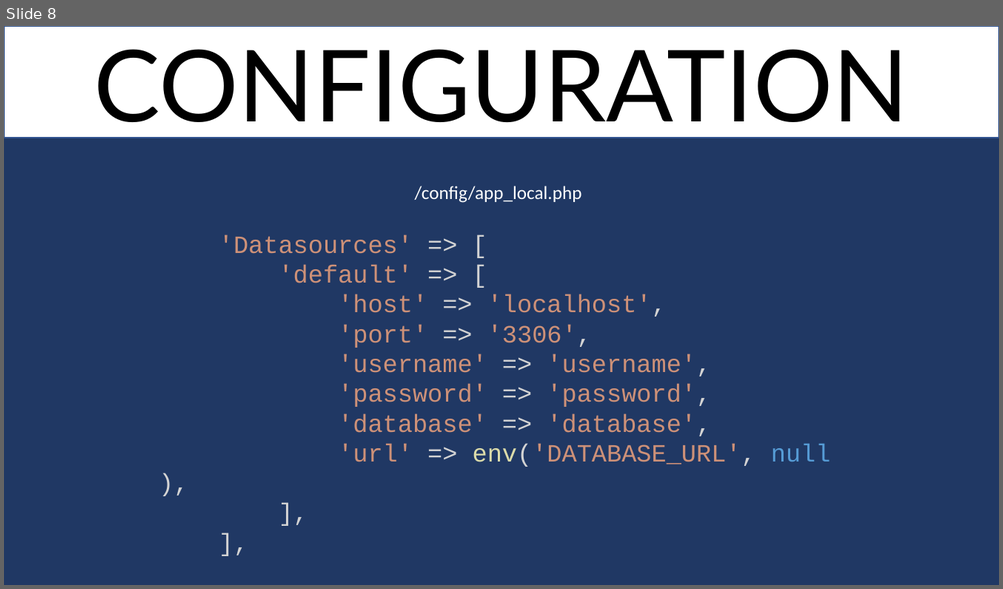
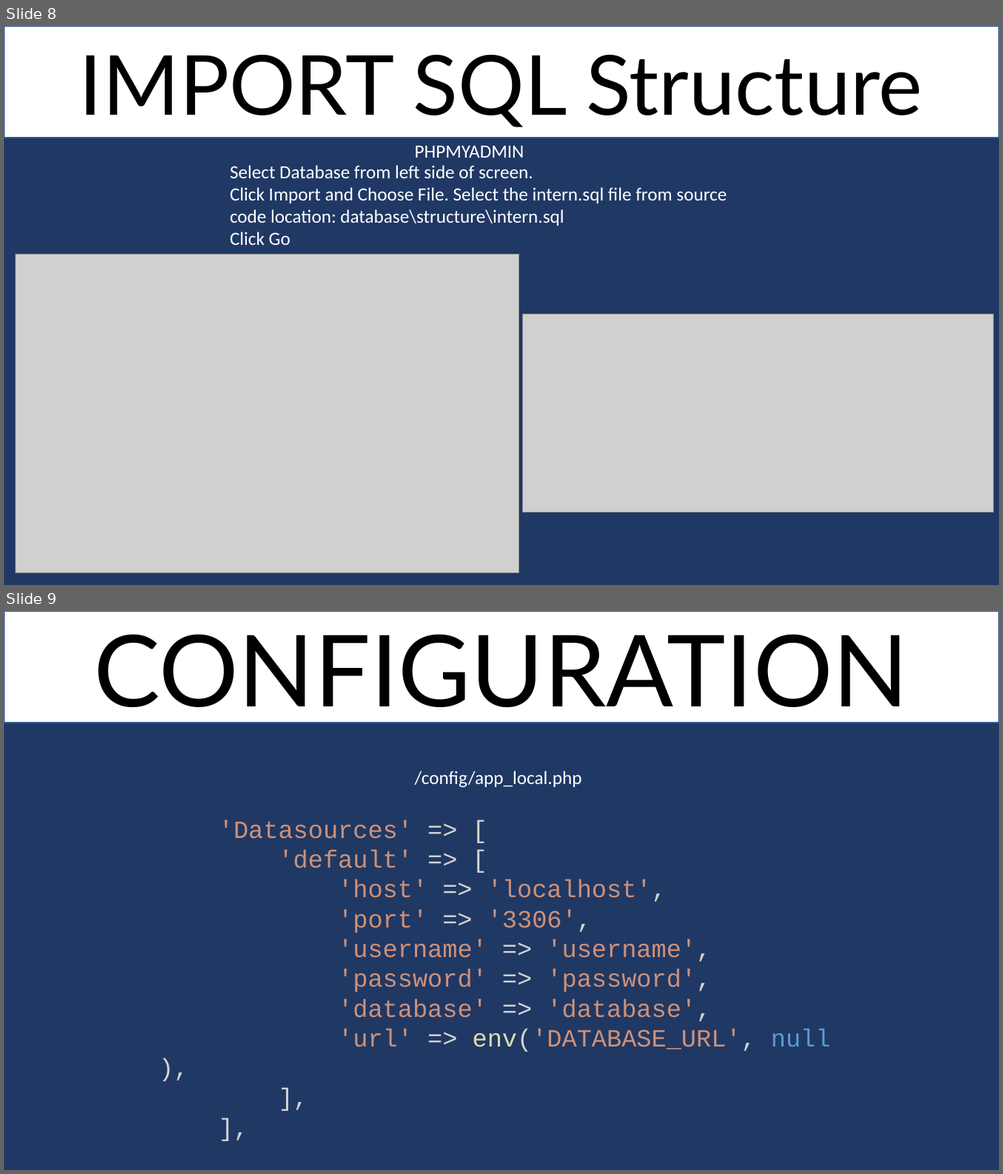
Before and after one commit to jkruskie/cis-355-intern-project, a slide deck: PowerPoint/JobCorse - CakePHP.pptx. Shown one above the other, each under a label of ours: slide 8 before the commit, slides 8 and 9 after it. The pictures are 1003x589 and 1003x1174 pixels, drawn with LibreOffice and Linux fonts; fonts in the diff are those of the drawing; grey boxes stand for pictures. Boxes give left, top, right and bottom in pixels: in the first picture for what was removed or moved away, otherwise in the second. Text is boxed around its words. In the diff, an @@ line names an element or a change of style, - is before the commit and + after.

```diff
--- a/PowerPoint/JobCorse - CakePHP.pptx
+++ b/PowerPoint/JobCorse - CakePHP.pptx
@@ slide 8 added at [4,26,999,585], background #203864 @@
@@ rectangle added at [4,26,999,138], fill #FFFFFF, outline #325491 1 pt, 80 pt, text #000000 @@
+IMPORT SQL Structure
@@ text added at [415,146,524,158], 18 pt, text #FFFFFF @@
+PHPMYADMIN
@@ text added at [230,165,726,245], 18 pt, text #FFFFFF @@
+Select Database from left side of screen.
+Click Import and Choose File. Select the intern.sql file from source code location: database\structure\intern.sql
+Click Go
@@ picture added at [15,255,520,573] @@
@@ picture added at [523,315,994,513] @@
@@ what was slide 8 is now slide 9 @@
```
Also in this commit, not shown: 1 slide changed, 4 other slides added.
